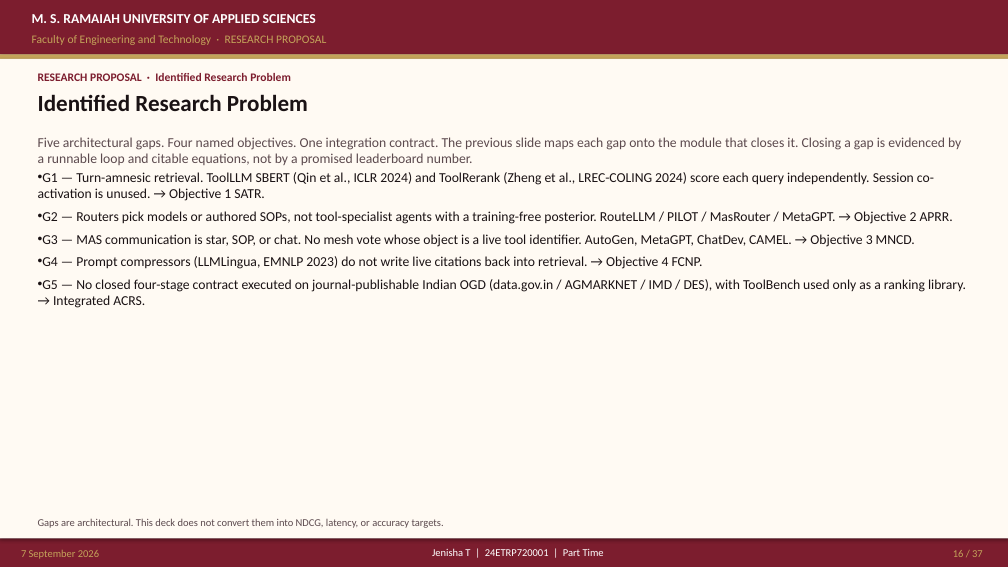
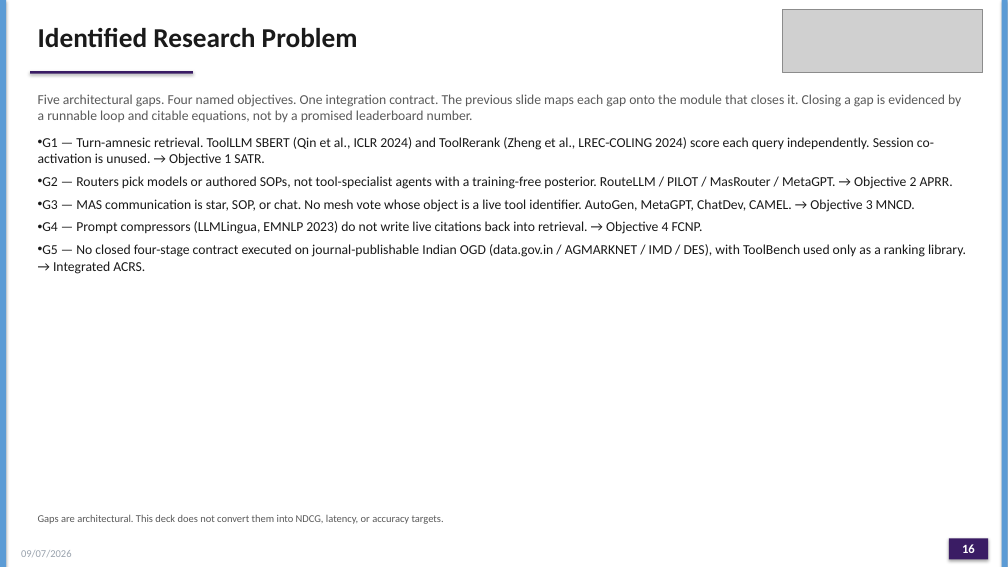
Before and after one commit to joyjeni/phd-agentic-ai-master, a slide deck: slide 16 of ACRS_PhD_Proposal_JenishaT_24ETRP720001.pptx. Drawn at 1008x567 pixels with LibreOffice and Linux fonts; fonts in the diff are those of the drawing; grey boxes stand for pictures. Boxes give left, top, right and bottom in pixels: in the first picture for what was removed or moved away, otherwise in the second. Text is boxed around its words. In the diff, an @@ line names an element or a change of style, - is before the commit and + after.

```diff
--- a/ACRS_PhD_Proposal_JenishaT_24ETRP720001.pptx
+++ b/ACRS_PhD_Proposal_JenishaT_24ETRP720001.pptx
@@ rectangle removed at (x1=0, y1=0, x2=1008, y2=54) @@
@@ rectangle added at (x1=0, y1=0, x2=6, y2=567), fill #5B9BD5 @@
@@ text "Identified Research Problem" moved from (x1=38, y1=94, x2=308, y2=111) to (x1=38, y1=28, x2=358, y2=48) @@
@@ text "Identified Research Problem" at (x1=38, y1=28, x2=358, y2=48): size 22 to 26 pt, text colour #1A1214 to #1A1A1A @@
@@ text removed at (x1=32, y1=14, x2=316, y2=23) @@
-M. S. RAMAIAH UNIVERSITY OF APPLIED SCIENCES
@@ picture added at (x1=783, y1=9, x2=983, y2=73) @@
@@ rectangle added at (x1=1002, y1=0, x2=1008, y2=567), fill #5B9BD5 @@
@@ rectangle removed at (x1=0, y1=54, x2=1008, y2=59) @@
@@ rectangle removed at (x1=0, y1=59, x2=1008, y2=538) @@
@@ text removed at (x1=32, y1=35, x2=326, y2=45) @@
-Faculty of Engineering and Technology · RESEARCH PROPOSAL
@@ text "Five architectural gaps. Four named ..." at (x1=38, y1=94, x2=961, y2=122): text colour #5C4A4E to #5A5A5A @@
@@ text "Five architectural gaps. Four named ..." moved from (x1=38, y1=137, x2=961, y2=165) to (x1=38, y1=94, x2=961, y2=122) @@
@@ rectangle added at (x1=30, y1=71, x2=193, y2=74), fill #3A1C64 @@
@@ text removed at (x1=38, y1=73, x2=291, y2=81) @@
-RESEARCH PROPOSAL · Identified Research Problem
@@ text "G1 — Turn-amnesic retrieval. ToolLLM ..." moved from (x1=38, y1=172, x2=966, y2=308) to (x1=38, y1=137, x2=966, y2=274) @@
@@ text "G1 — Turn-amnesic retrieval. ToolLLM ..." at (x1=38, y1=137, x2=966, y2=274): text colour #1A1214 to #1A1A1A @@
@@ text "Gaps are architectural. This deck ..." at (x1=38, y1=514, x2=444, y2=524): text colour #5C4A4E to #5A5A5A @@
@@ rectangle removed at (x1=0, y1=538, x2=1008, y2=567) @@
@@ rectangle added at (x1=949, y1=538, x2=988, y2=560), fill #3A1C64 @@
@@ text at (x1=21, y1=550, x2=72, y2=557): text changed; text colour #C4A35A to #9AA3AE @@
-7 September 2026
+09/07/2026
@@ text removed at (x1=432, y1=548, x2=604, y2=556) @@
-Jenisha T | 24ETRP720001 | Part Time
@@ page number at (x1=962, y1=544, x2=975, y2=553): text changed; size 10 to 12 pt; text colour #C4A35A to #FFFFFF; bold on @@
-16 / 37
+16
```
Also in this commit, not shown: 36 other slides changed, 41 other files.
